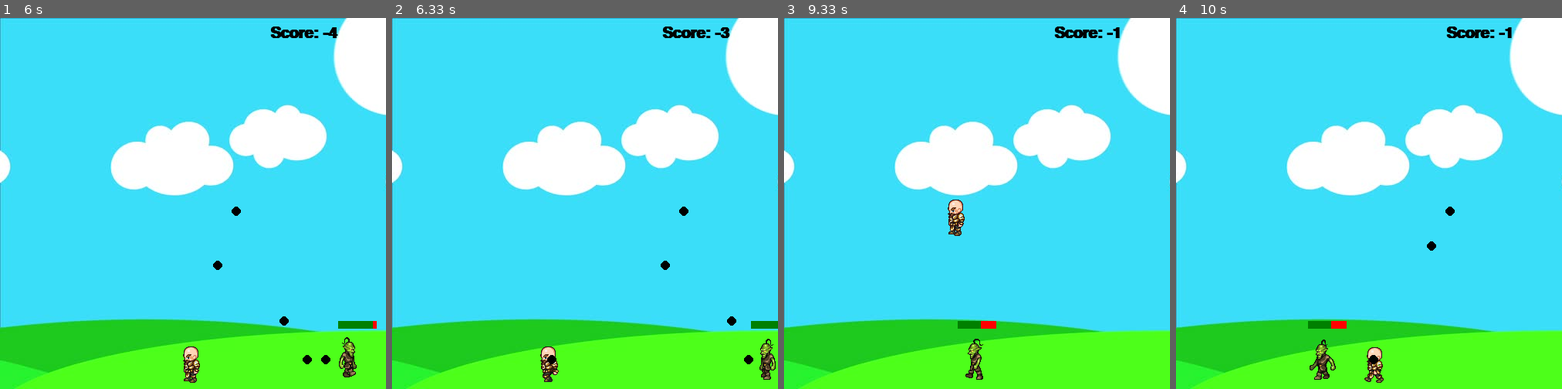
Above: before the commit, frames 1-4 (left to right).
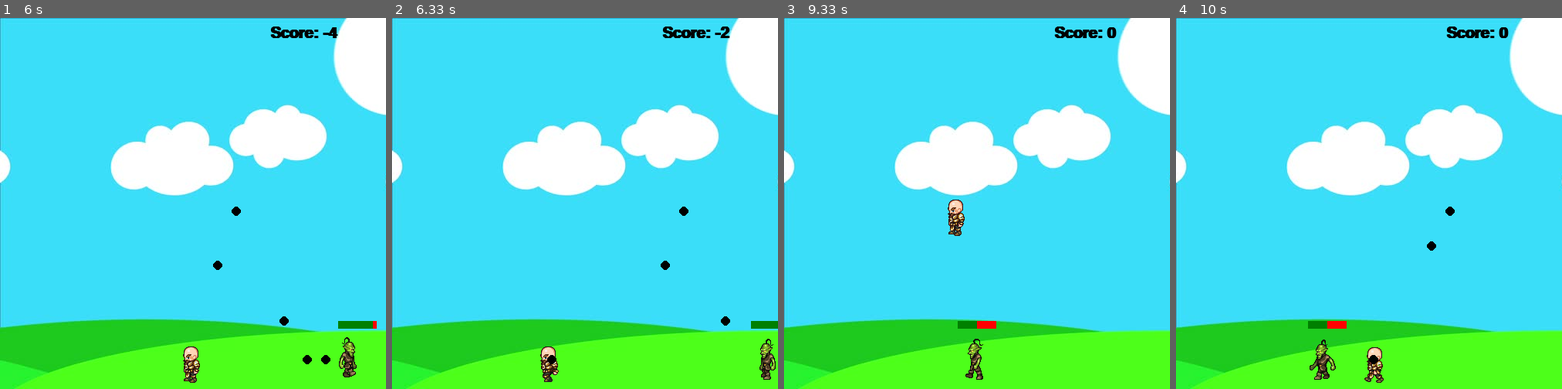
Above: after the commit, the same moments.

Repository: techwithtim/Pygame-Tutorials
Game: pygame game, started from Game/Tutorial #10.py
Same seed, same stepped clock (60 frames per second), same inputs: the game is played once before the commit and once after it.
Inputs:
- Up to frame 1 (6 s): tap Space at 0.33, 0.73, 1.03, 1.23, 1.57, 1.87, 2.07, 2.37, 4.63, 4.93, 5.13, 5.47, 5.77, 5.97 s; hold Right 0.67-1.13 s; hold Up 1.17-1.47 s; hold Right 1.5-1.97 s; hold Left 2-2.53 s; hold Right 4.57-5.03 s; hold Up 5.07-5.37 s; hold Right 5.4-5.87 s; hold Left from 5.9 s (still down)
- Up to frame 2 (6.33 s): keep holding Left; tap Space at 6.27 s
- Up to frame 3 (9.33 s): release Left at 6.43 s; hold Left 6.47-6.87 s; tap Space at 6.53, 6.83, 6.97, 7.37, 7.67, 8.03, 8.33, 8.53, 8.83, 9.03 s; hold Up 6.9-7.27 s; hold Right 7.3-7.93 s; hold Left 7.97-8.43 s; hold Right 8.47-8.93 s; hold Up 8.97-9.27 s; hold Right from 9.3 s (still down)
- Up to frame 4 (10 s): tap Space at 9.37, 9.67, 9.87 s; release Right at 9.77 s; hold Left from 9.8 s (still down)

Frame 1 is identical in both runs. In frame 2, 0.1% of the frame differs, in the area x 85-94%, y 2-94%; in frame 3, 0.1%; in frame 4, 0.1%.

Commit message:
Update Tutorial #10.py

Diff:
--- a/Game/Tutorial #10.py
+++ b/Game/Tutorial #10.py
@@ -104,10 +104,13 @@
         self.hitbox = (self.x + 17, self.y + 2, 31, 57)
         self.health = 10
         self.visible = True
+        self.dead=False
 
     def draw(self,win):
         self.move()
-        if self.visible:
+        if self.dead:
+            self.hitbox = (0,0,0,0)
+        if self.visible :
             if self.walkCount + 1 >= 33:
                 self.walkCount = 0
 
@@ -123,6 +126,7 @@
             self.hitbox = (self.x + 17, self.y + 2, 31, 57)
             #pygame.draw.rect(win, (255,0,0), self.hitbox,2)
 
+
     def move(self):
         if self.vel > 0:
             if self.x + self.vel < self.path[1]:
@@ -142,7 +146,8 @@
             self.health -= 1
         else:
             self.visible = False
-        print('hit')
+            self.dead= True
+        #print('hit')
 
 
 
@@ -184,15 +189,18 @@
             run = False
 
     for bullet in bullets:
-        if bullet.y - bullet.radius < goblin.hitbox[1] + goblin.hitbox[3] and bullet.y + bullet.radius > goblin.hitbox[1]:
-            if bullet.x + bullet.radius > goblin.hitbox[0] and bullet.x - bullet.radius < goblin.hitbox[0] + goblin.hitbox[2]:
-                hitSound.play()
-                goblin.hit()
-                score += 1
-                bullets.pop(bullets.index(bullet))
-
         if bullet.x < 500 and bullet.x > 0:
             bullet.x += bullet.vel
+
+            if bullet.y - bullet.radius < goblin.hitbox[1] + goblin.hitbox[3] and bullet.y + bullet.radius > goblin.hitbox[1]:
+                if bullet.x + bullet.radius > goblin.hitbox[0] and bullet.x - bullet.radius < goblin.hitbox[0] + goblin.hitbox[2]:
+    	            hitSound.play()
+    	            goblin.hit()
+    	            if not(goblin.dead):
+                        score+= 1
+                        bullets.pop(bullets.index(bullet))
+
+
         else:
             bullets.pop(bullets.index(bullet))
 
